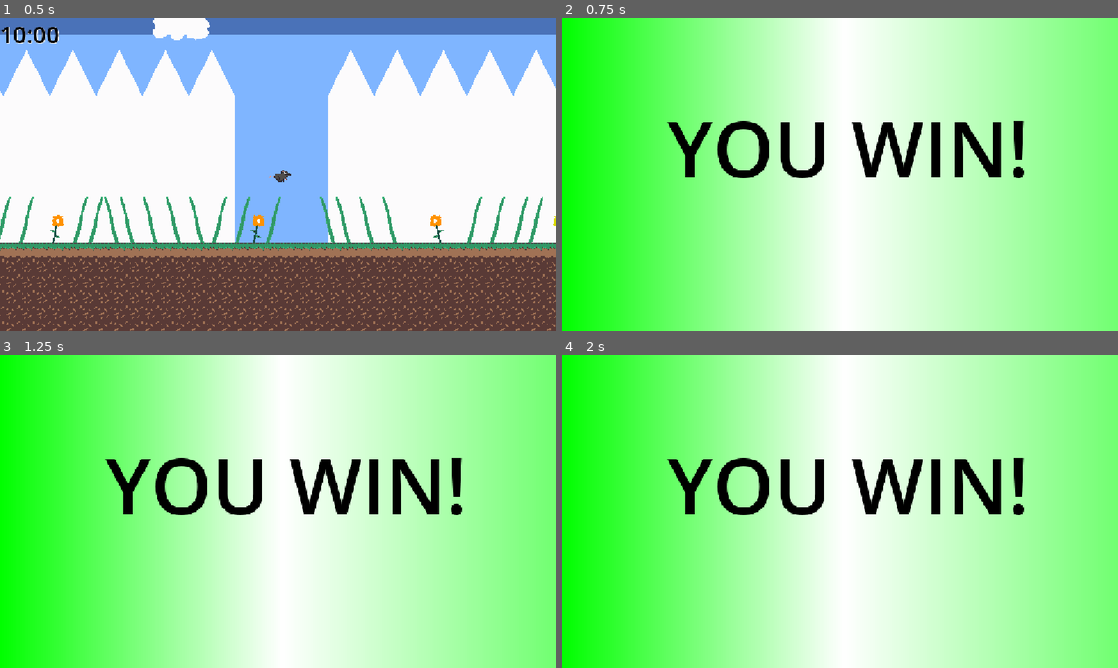
Above: before the commit, frames 1-4 (two rows, left to right).
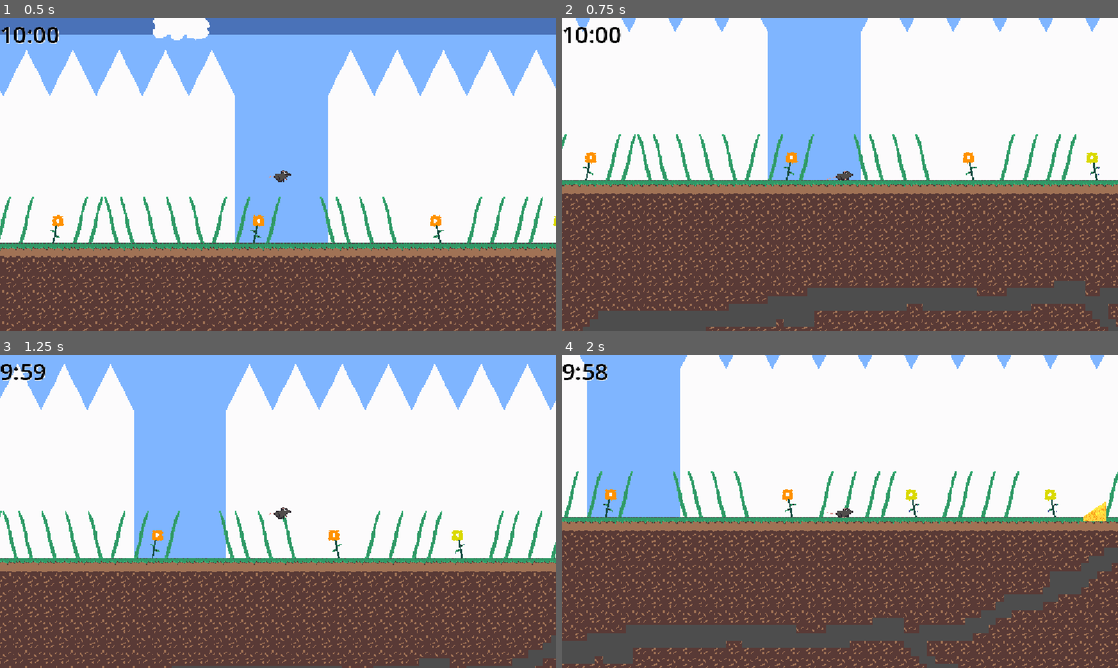
Above: after the commit, the same moments.

Repository: assembakr00/chessy-rat
Game: Godot game, scene res://scenes/main_level.tscn
Two runs of this game, one before a commit and one after it. Both use one fixed random seed, a clock stepped at 60 frames per second and the inputs below.
Inputs (mouse positions are in pixels of both pictures, inside the frame that each line leads up to):
- Up to frame 1 (0.5 s): no input
- Up to frame 2 (0.75 s): move the mouse to (962, 158) at 0.52 s; hold Right (move_right) from 0.53 s (still down); click (962, 158) at 0.67 s
- Up to frame 3 (1.25 s): keep holding Right (move_right); tap W (jump) at 0.77 s
- Up to frame 4 (2 s): keep holding Right (move_right); move the mouse to (728, 527) at 1.27 s; click (728, 527) at 1.42 s; tap W (jump) at 1.52 s

Frame 1 is identical in both runs. In frame 2, 97% of the frame differs, in the area x 0-100%, y 0-100%; in frame 3, 93%; in frame 4, 94%.

Commit message:
Added restart button and removed debug

Diff:
--- a/scenes/win_menu.tscn
+++ b/scenes/win_menu.tscn
@@ -1,4 +1,6 @@
 [gd_scene format=3 uid="uid://di8ir43857fjf"]
+
+[ext_resource type="Script" uid="uid://ccfye0n0iu36g" path="res://scripts/win_menu.gd" id="1_ki55t"]
 
 [sub_resource type="Gradient" id="Gradient_w6x7u"]
 offsets = PackedFloat32Array(0, 0.50721157, 1)
@@ -14,6 +16,7 @@
 anchor_bottom = 1.0
 grow_horizontal = 2
 grow_vertical = 2
+script = ExtResource("1_ki55t")
 
 [node name="WinBackground" type="TextureRect" parent="." unique_id=1390793342]
 layout_mode = 0
@@ -30,3 +33,14 @@
 theme_override_colors/default_color = Color(0, 0, 0, 1)
 theme_override_font_sizes/normal_font_size = 160
 text = "YOU WIN!"
+
+[node name="Restart" type="Button" parent="." unique_id=1104153038]
+layout_mode = 0
+offset_left = 484.0
+offset_top = 420.0
+offset_right = 666.0
+offset_bottom = 473.0
+theme_override_font_sizes/font_size = 32
+text = "Play Again?"
+
+[connection signal="pressed" from="Restart" to="." method="_on_restart_pressed"]
--- a/scripts/rat_player.gd
+++ b/scripts/rat_player.gd
@@ -34,9 +34,6 @@
 		rat_sprite.play("idle")
 
 func _process(delta: float) -> void:
-	if Input.is_mouse_button_pressed(MOUSE_BUTTON_LEFT):
-		cheese_collected = max_cheese # TEMP for testing
-
 	if cheese_collected == max_cheese:
 		get_tree().call_deferred("change_scene_to_file", "res://scenes/win_menu.tscn")
 
--- /dev/null
+++ b/scripts/win_menu.gd
@@ -0,0 +1,15 @@
+extends Control
+
+
+# Called when the node enters the scene tree for the first time.
+func _ready() -> void:
+	pass # Replace with function body.
+
+
+# Called every frame. 'delta' is the elapsed time since the previous frame.
+func _process(delta: float) -> void:
+	pass
+
+
+func _on_restart_pressed() -> void:
+	get_tree().call_deferred("change_scene_to_file", "res://scenes/main_level.tscn")
Not shown, added: scripts/win_menu.gd.uid
